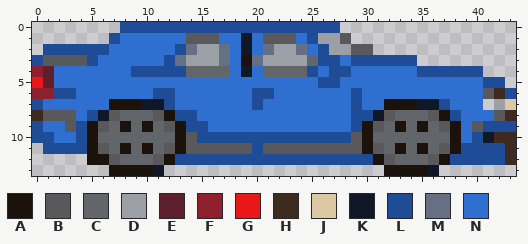
File history of a pixel-art file, art/aseprite/car-sedan.aseprite. That is the earlier state.
44x14 pixels, 1 frame.
Palette (. is transparent): A #1a120b  B #59595b  C #62666b  D #9aa0a6  E #5c1f2b  F #8e1f2c  G #e91717  H #3e2b20  J #dcc9a3  K #101828  L #1e4c96  M #667085  N #2e6fd0
Pixels before, first column x 0:
 0 ........LLLLLLLLLLLLLLLLLLLL................
 1 .......LNNNNNNBBBNNKNBBBNLDDB...............
 2 .LLLLLLNNNNNNLMDDMNKNMDDMNLDDBB.............
 3 LBBBBLNNNNNNLMDDDMNAMDDDDCLLNLLLLLL.........
 4 FENNNNNNNLLLLLCCCCNKNCCCCLNLLNNNNNNLLLLLL...
 5 GENNNNNNNNNNNNNNNNNNNNNNNNLLNNNNNNNNNNNNNLL.
 6 FFLLNNNNNNNLLNNNNNNNLLNNNNNNNLNNNNNNNNNNNBHL
 7 LNNNNNNAAAKKLNNNNNNNLNNNNNNNNLNNAAAKKLNNN.DJ
 8 HBBBNLKBCCCBALLNNNNNNNNNNNNNNLLKBCCCBALNNNBH
 9 LNNBLABCACACBALLNNNNNNNNNNNNNLABCACACBANBLLL
10 LLNNLACCCCCCCABLLLLLLLLLLLLLLBACCCCCCCANLKHH
11 .LLLLABCACACBABBBBBBLBBBBBBBBBABCACACBALLLLH
12 .....AABCCCBALLLLLLLLLLLLLLLLLLABCCCBALLLLLH
13 .......AAAAK....................AAAAK.......
Now the later version:
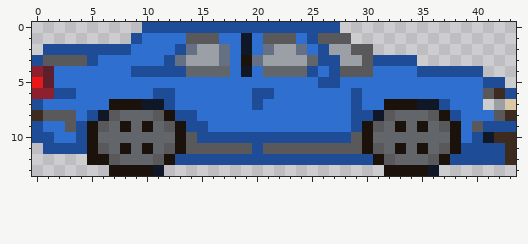
From old to new:
{"y":0,"x":8,"old":"LL","new":".."}
{"y":1,"x":7,"old":"LNN","new":"..L"}
{"y":1,"x":26,"old":"DD","new":"BB"}
{"y":2,"x":7,"old":"NN","new":"LL"}
{"y":3,"x":28,"old":"NLL","new":"DDB"}
{"y":4,"x":28,"old":"LNN","new":"BBB"}
